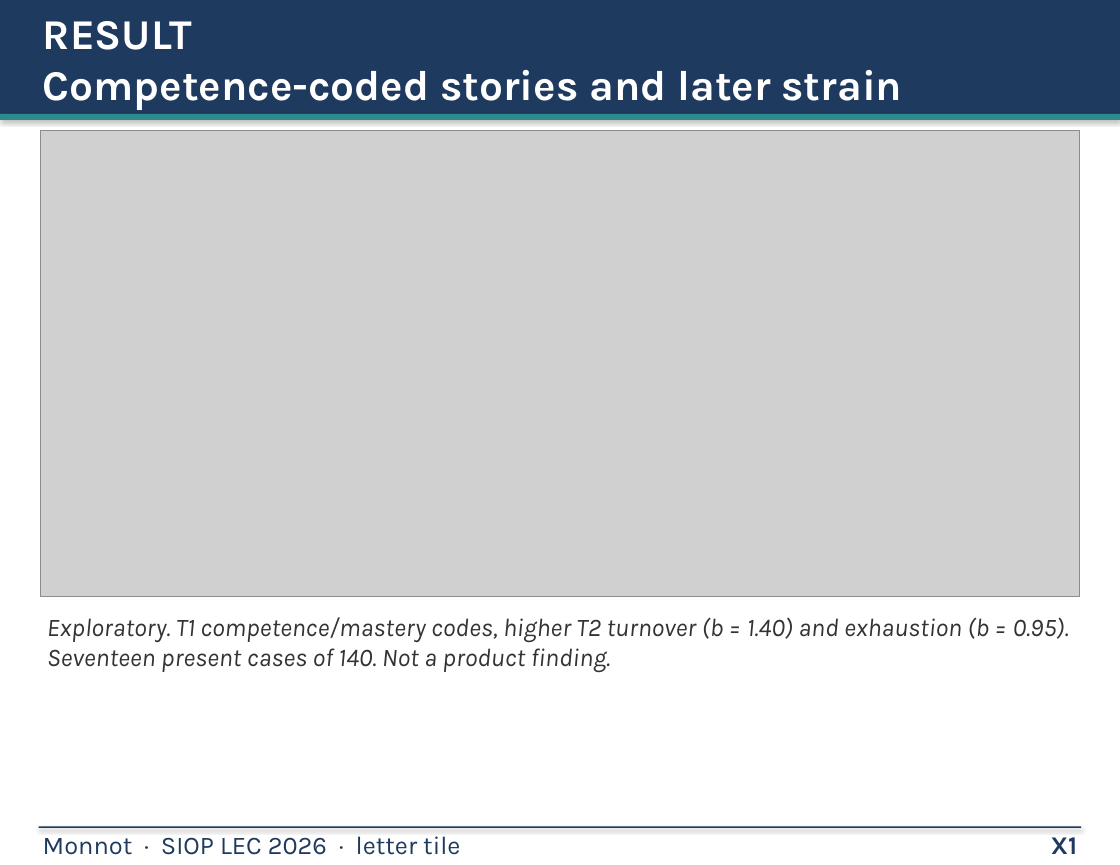
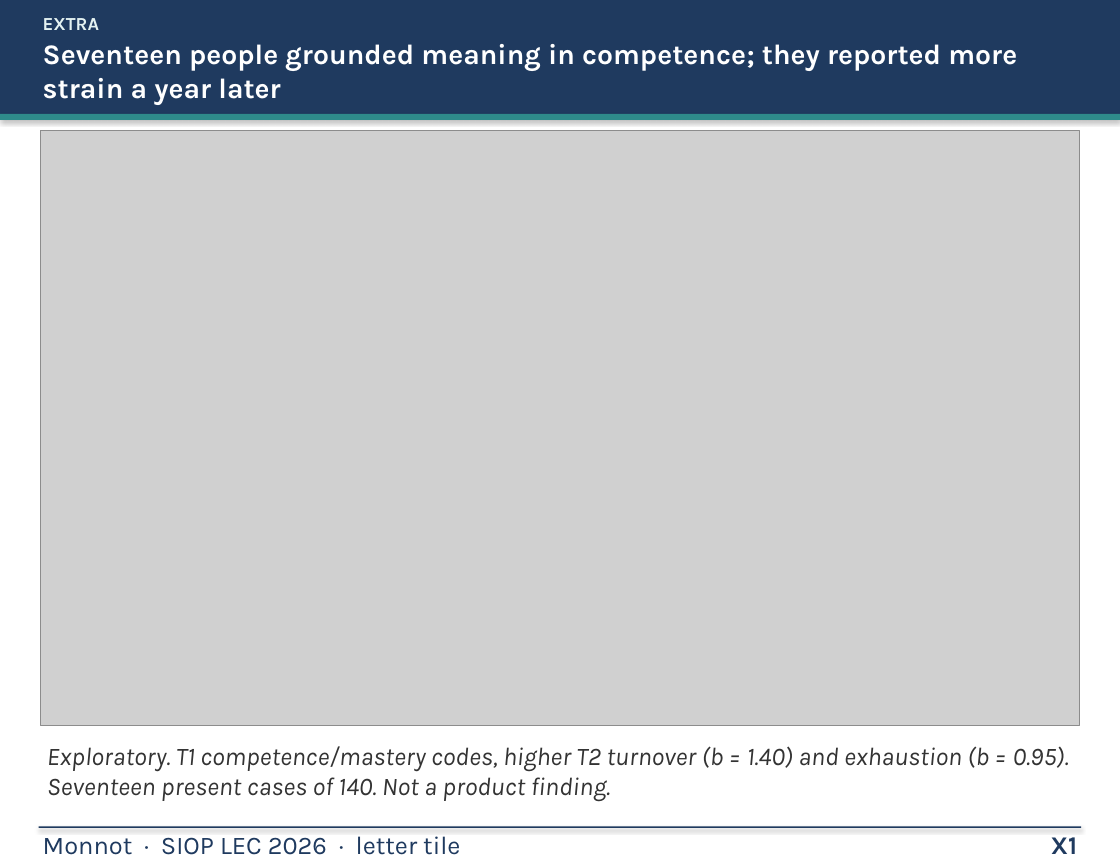
Before and after one commit to mjmonnot/mjmonnot.github.io, a slide deck: slide 17 of lec-2026/assets/Monnot_Poster_v5.pptx. Drawn at 1120x865 pixels with LibreOffice and Linux fonts; fonts in the diff are those of the drawing; grey boxes stand for pictures. Boxes give left, top, right and bottom in pixels: in the first picture for what was removed or moved away, otherwise in the second. Text is boxed around its words. In the diff, an @@ line names an element or a change of style, - is before the commit and + after.

Commit message:
lec-2026: poster tiles follow the design page (takeaway headers, prompt dot plot, people-unit competence figure, pathway color rules)

```diff
--- a/lec-2026/assets/Monnot_Poster_v5.pptx
+++ b/lec-2026/assets/Monnot_Poster_v5.pptx
@@ text at <box>43,18,1017,105</box>: text changed; size 30 to 20 pt @@
-RESULT
-Competence-coded stories and later strain
+EXTRA
+Seventeen people grounded meaning in competence; they reported more strain a year later
@@ picture: place and size @@
-picture at <box>41,130,1079,597</box>
+picture at <box>41,130,1079,726</box>
@@ text "Exploratory. T1 competence/mastery codes, higher ...": place and size @@
-text "Exploratory. T1 competence/mastery codes, higher ..." at <box>47,617,1069,673</box>
+text "Exploratory. T1 competence/mastery codes, higher ..." at <box>47,746,1069,802</box>
```
Also in this commit, not shown: 18 other slides changed, 6 other files.
